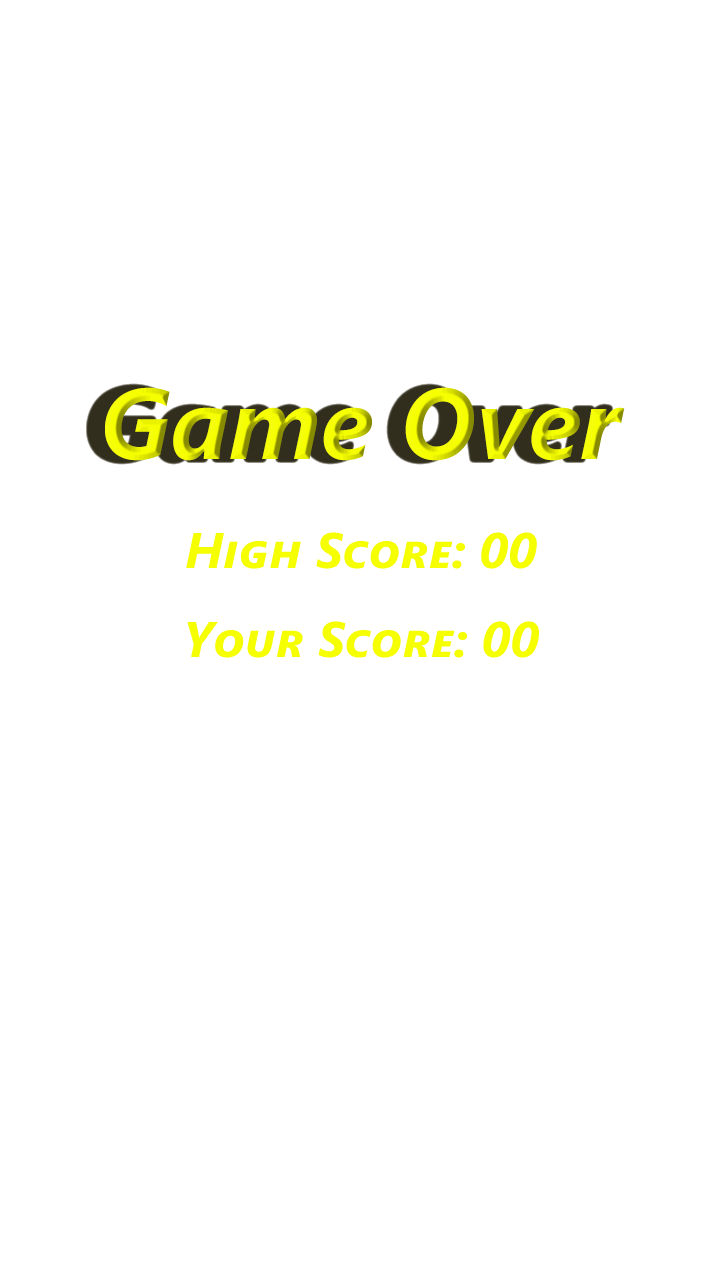
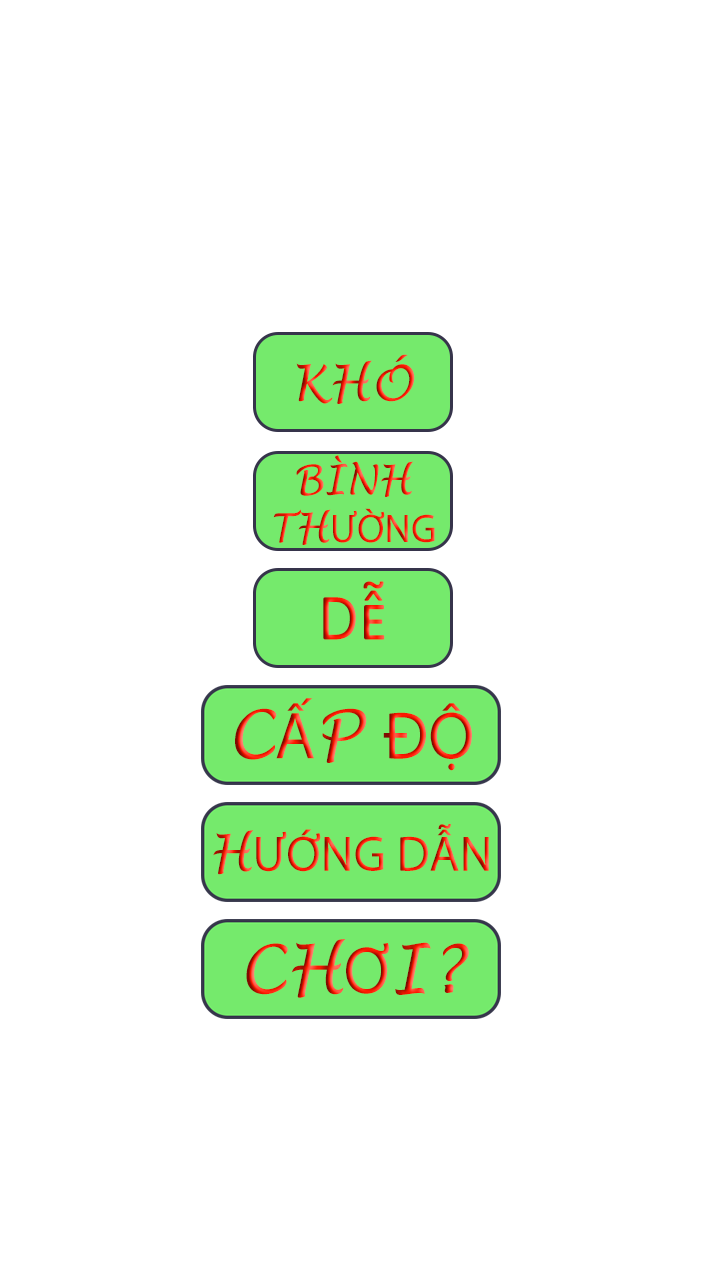
Layer changes from the first 720 × 1280 image to the second:
hid group "gameOver" (1st of 2) (6 layers) over [105, 387, 625, 785]
showed group "components" (35 layers) over [201, 332, 625, 1019]
added group "HardLevel" with 2 layers in group "components" over [253, 332, 453, 432]
added layer "Hard" in group "HardLevel" over [296, 354, 415, 404]
added layer "Rectangle 14" in group "HardLevel" over [253, 332, 453, 432]
added group "NormalLevel" with 2 layers in group "components" over [253, 451, 453, 551]
added layer "Normal" in group "NormalLevel" over [273, 455, 435, 545]
added layer "Rectangle 14 copy" in group "NormalLevel" over [253, 451, 453, 551]
added group "EasyLevel" with 2 layers in group "components" over [253, 568, 453, 668]
added layer "Easy" in group "EasyLevel" over [323, 581, 385, 640]
added layer "Rectangle 14 copy 2" in group "EasyLevel" over [253, 568, 453, 668]
added group "LevelButton" with 2 layers in group "components" over [201, 685, 501, 785]
added layer "Level" in group "LevelButton" over [235, 698, 472, 771]
added layer "Background copy" in group "LevelButton" over [201, 685, 501, 785]
added group "GuideButton" with 2 layers in group "components" over [201, 802, 501, 902]
added layer "Guide" in group "GuideButton" over [213, 824, 489, 875]
added layer "Background" in group "GuideButton" over [201, 802, 501, 902]
renamed "Ready?" to "CHƠI?", painted on it over [245, 939, 469, 998]
